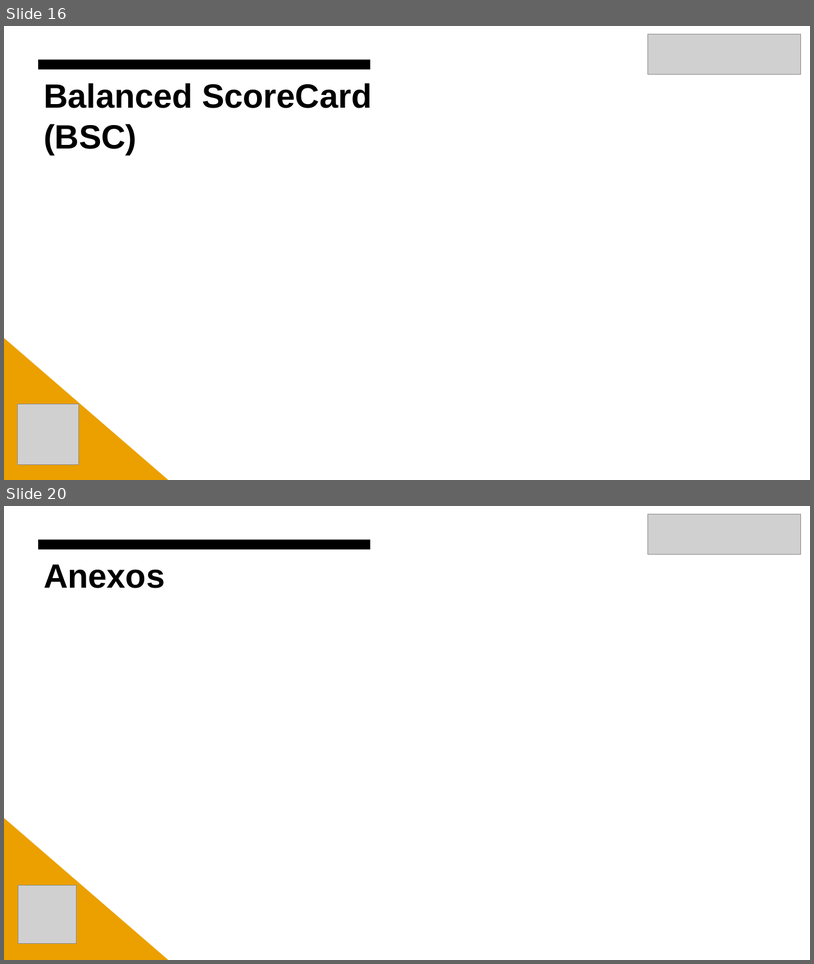
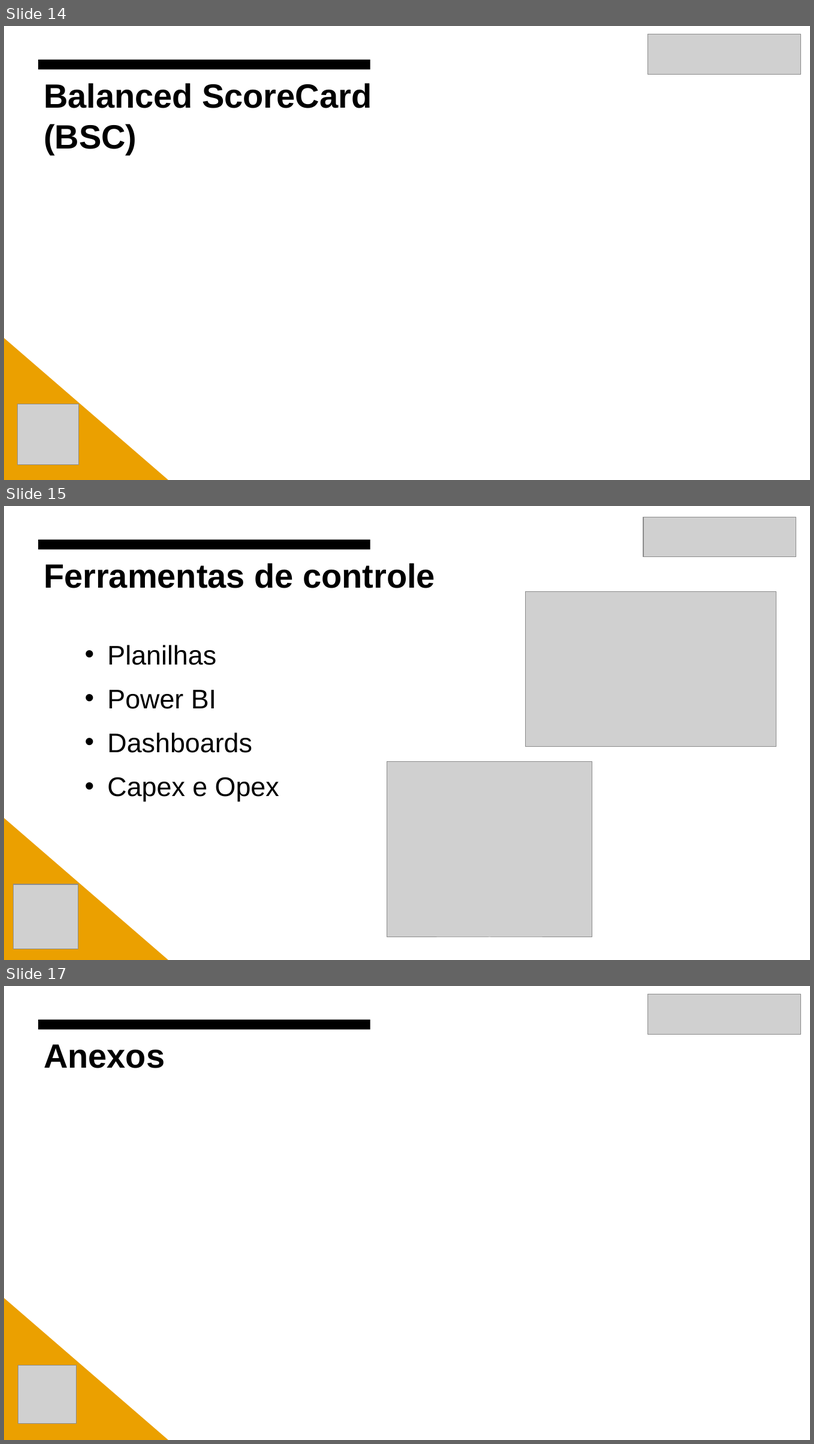
Before and after one commit to Gabriel-Esquilo-Medeiros/Projeto_Integrador_CPFL, a slide deck: Template Final - Apresentacao - Conhecendo o Negócio.pptx. Shown one above the other, each under a label of ours: slides 16 and 20 before the commit, slides 14, 15 and 17 after it; the slides between them are not shown. The pictures are 814x964 and 814x1444 pixels, drawn with LibreOffice and Linux fonts; fonts in the diff are those of the drawing; grey boxes stand for pictures. Boxes give left, top, right and bottom in pixels: in the first picture for what was removed or moved away, otherwise in the second. Text is boxed around its words. In the diff, an @@ line names an element or a change of style, - is before the commit and + after.

```diff
--- a/Template Final - Apresentacao - Conhecendo o Negócio.pptx
+++ b/Template Final - Apresentacao - Conhecendo o Negócio.pptx
@@ slide 15 added at [4, 506, 810, 960], background #FFFFFF; not listed: 1 template element that a slide beside it also shows @@
@@ picture added at [644, 517, 797, 557] @@
@@ text added at [44, 563, 435, 588], 40 pt, text #000000, bold @@
+Ferramentas de controle
@@ picture added at [526, 592, 777, 747] @@
@@ text added at [107, 645, 279, 801], 32 pt, text #000000 @@
+• Planilhas
+• Power BI
+• Dashboards
+• Capex e Opex
@@ picture added at [387, 762, 593, 937] @@
@@ right triangle added at [4, 816, 168, 960], fill #EBA000 @@
@@ picture added at [13, 884, 78, 949] @@
@@ what was slide 16 is now slide 14 @@
@@ what was slide 20 is now slide 17 @@
```
Also in this commit, not shown: 7 slides changed, 3 other slides added, 7 slides removed.
